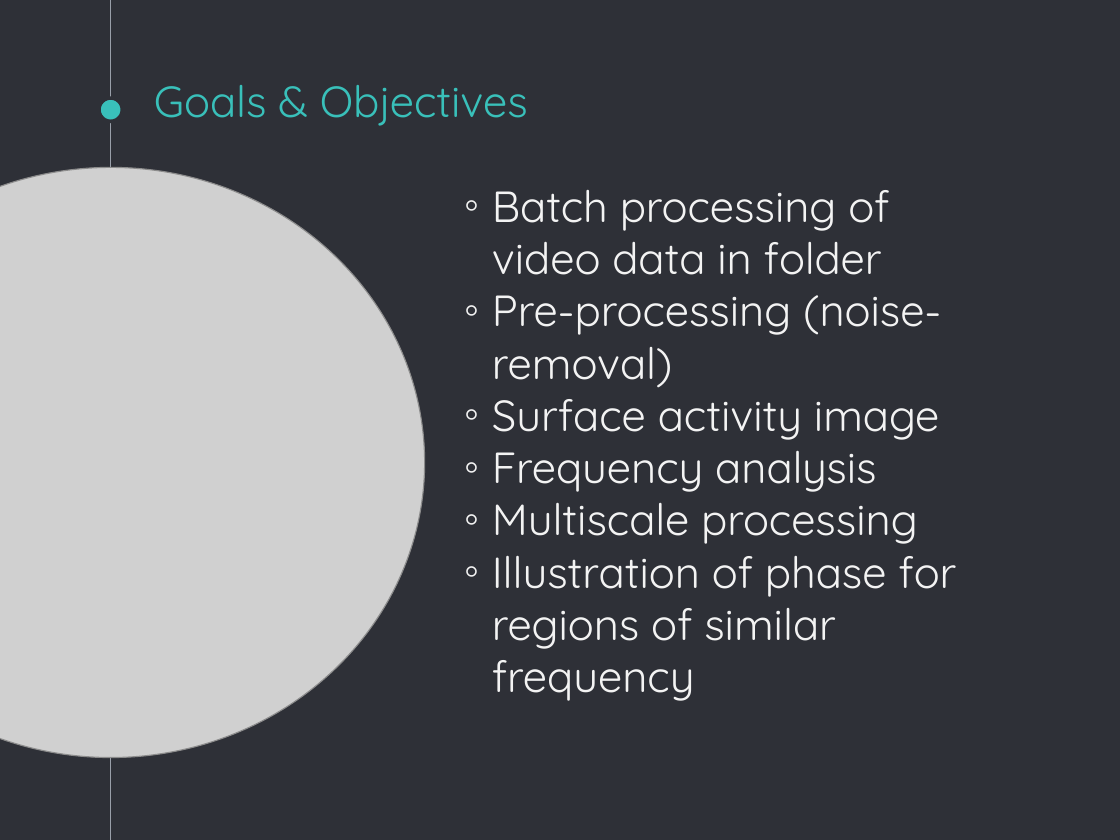
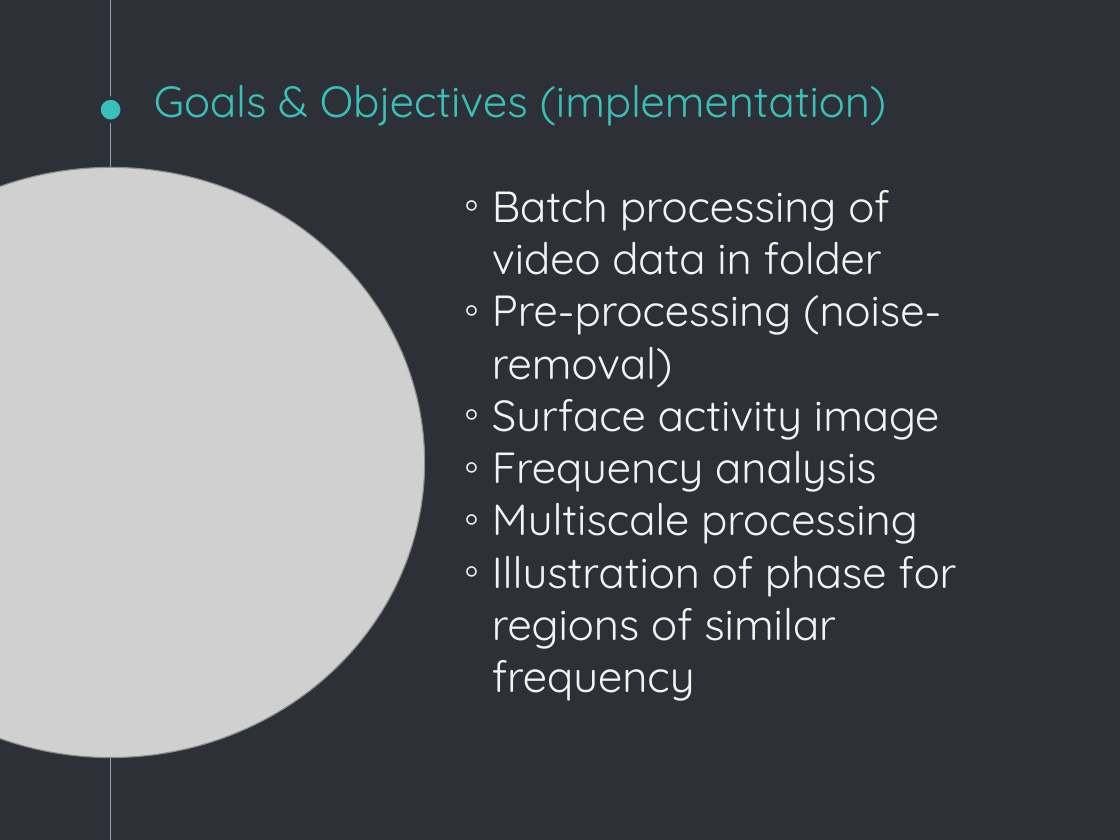
Before and after one commit to SimuJenni/RD-project, a slide deck: slide 5 of doc/initial-plan.pptx. Drawn at 1120x840 pixels with LibreOffice and Linux fonts; fonts in the diff are those of the drawing; grey boxes stand for pictures. Boxes give left, top, right and bottom in pixels: in the first picture for what was removed or moved away, otherwise in the second. Text is boxed around its words. In the diff, an @@ line names an element or a change of style, - is before the commit and + after.

```diff
--- a/doc/initial-plan.pptx
+++ b/doc/initial-plan.pptx
@@ title at (154, 85, 887, 126): text changed @@
-Goals & Objectives
+Goals & Objectives (implementation)
```
Also in this commit, not shown: 4 other slides changed, 1 slide added, 2 slides removed.
